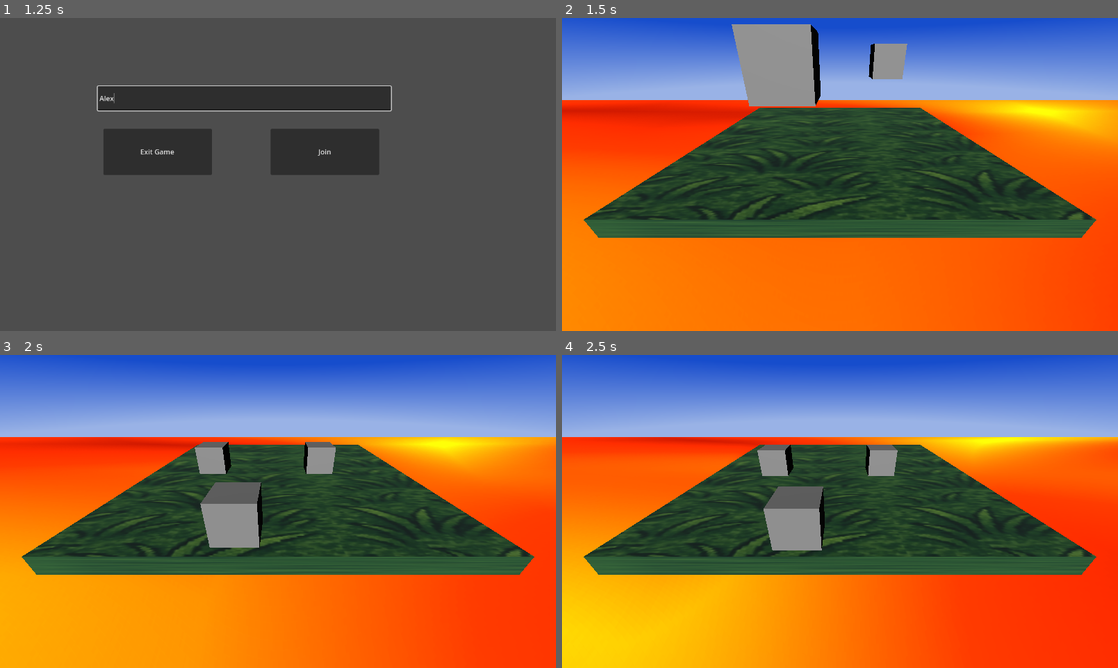
Above: before the commit, frames 1-4 (two rows, left to right).
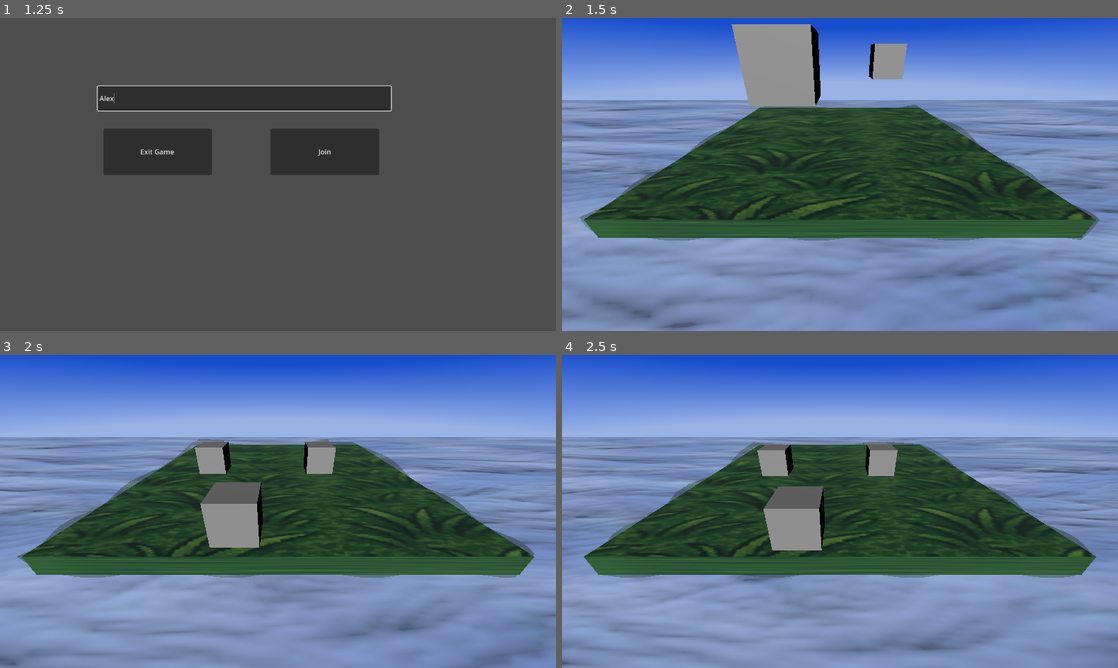
Above: after the commit, the same moments.

Repository: saltchicken/quest-godot
Game: Godot game, scene res://menus/main_menu.tscn
Two runs of this game, one before a commit and one after it. Both use one fixed random seed, a clock stepped at 60 frames per second and the inputs below.
Inputs (mouse positions are in pixels of both pictures, inside the frame that each line leads up to):
- Up to frame 1 (1.25 s): click (244, 99) at 0.52 s; type "Alex" at 0.6 s
- Up to frame 2 (1.5 s): click "Join" at 1.25 s
- Up to frame 3 (2 s): no input
- Up to frame 4 (2.5 s): move the mouse to (962, 495) at 2.02 s; hold D (right) from 2.03 s (still down); click (962, 495) at 2.1 s; tap Space (jump) at 2.27 s

Frame 1 is identical in both runs. In frame 2, 47% of the frame differs, in the area x 0-100%, y 26-100%; in frame 3, 47%; in frame 4, 47%.

Commit message:
Replace lava with water shader

Diff:
--- a/levels/Game.tscn
+++ b/levels/Game.tscn
@@ -1,8 +1,8 @@
-[gd_scene load_steps=18 format=3 uid="uid://bs7mo7ss2w0ft"]
+[gd_scene load_steps=20 format=3 uid="uid://bs7mo7ss2w0ft"]
 
 [ext_resource type="Script" uid="uid://bpwa18bghyk3n" path="res://levels/game.gd" id="1_18vqw"]
 [ext_resource type="Texture2D" uid="uid://d25ror1qy41nu" path="res://assets/assets_task_01jt9b9tjhfcjvrkbemkz2fbdm_1746218082_img_0.webp" id="2_sdsdh"]
-[ext_resource type="Shader" uid="uid://cy763jju4mgnt" path="res://shaders/lava.gdshader" id="3_f2gsp"]
+[ext_resource type="Shader" uid="uid://muxq8rmqvund" path="res://levels/water.gdshader" id="3_sdsdh"]
 [ext_resource type="Shader" uid="uid://dwodtjlo8xjot" path="res://shaders/sky.gdshader" id="4_15fg1"]
 [ext_resource type="PackedScene" uid="uid://c6y8d0hc3q5x6" path="res://test_box.tscn" id="5_sdsdh"]
 
@@ -19,28 +19,37 @@
 [sub_resource type="BoxMesh" id="BoxMesh_u44n3"]
 size = Vector3(20, 0.5, 10)
 
-[sub_resource type="NoiseTexture2D" id="NoiseTexture2D_sb48q"]
+[sub_resource type="FastNoiseLite" id="FastNoiseLite_f2gsp"]
+noise_type = 0
+fractal_type = 2
+fractal_weighted_strength = 1.0
 
-[sub_resource type="NoiseTexture2D" id="NoiseTexture2D_u44n3"]
+[sub_resource type="NoiseTexture2D" id="NoiseTexture2D_15fg1"]
+noise = SubResource("FastNoiseLite_f2gsp")
+
+[sub_resource type="FastNoiseLite" id="FastNoiseLite_sdsdh"]
+fractal_type = 2
+
+[sub_resource type="NoiseTexture2D" id="NoiseTexture2D_f2gsp"]
+seamless = true
+as_normal_map = true
+noise = SubResource("FastNoiseLite_sdsdh")
 
 [sub_resource type="ShaderMaterial" id="ShaderMaterial_t88pq"]
 render_priority = 0
-shader = ExtResource("3_f2gsp")
-shader_parameter/noise_texture = SubResource("NoiseTexture2D_sb48q")
-shader_parameter/noise_texture2 = SubResource("NoiseTexture2D_u44n3")
-shader_parameter/lava_color1 = Color(1, 0.2, 0, 1)
-shader_parameter/lava_color2 = Color(1, 0.8, 0, 1)
-shader_parameter/lava_color3 = Color(0.8, 0.1, 0, 1)
-shader_parameter/flow_speed = 0.445
-shader_parameter/secondary_flow_speed = 0.392
-shader_parameter/noise_scale = 1.0
-shader_parameter/distortion_strength = 0.236
-shader_parameter/emission_strength = 1.04
-shader_parameter/bubble_speed = 0.8
-shader_parameter/bubble_threshold = 0.75
-shader_parameter/bubble_size = 0.05
-shader_parameter/parallax_scale = 0.892
-shader_parameter/parallax_depth = 0.089
+shader = ExtResource("3_sdsdh")
+shader_parameter/water_color = Color(0, 0, 0, 1)
+shader_parameter/uv_scale = 2.0
+shader_parameter/time_scale = 2.0
+shader_parameter/water_normal_noise = SubResource("NoiseTexture2D_f2gsp")
+shader_parameter/normal = 0.5
+shader_parameter/roughness = 0.25
+shader_parameter/sun_highlights = SubResource("NoiseTexture2D_15fg1")
+shader_parameter/color_ratio = 0.5
+shader_parameter/abberation_r = Vector2(0.005, 0)
+shader_parameter/abberation_g = Vector2(0, 0)
+shader_parameter/abberation_b = Vector2(-0.005, 0)
+shader_parameter/highlights_time_scale = 0.016
 
 [sub_resource type="BoxShape3D" id="BoxShape3D_3hls8"]
 size = Vector3(20.1236, 0.457642, 10)
--- /dev/null
+++ b/levels/water.gdshader
@@ -0,0 +1,54 @@
+shader_type spatial;
+
+uniform vec3 water_color : source_color;
+uniform float uv_scale : hint_range(0.0, 10.0, 0.25) = 1.0;
+uniform float time_scale : hint_range(0.0, 10.0, 0.25) = 1.0;
+uniform sampler2D water_normal_noise;
+
+uniform float normal : hint_range(0.0, 1.0, 0.1) = 0.5;
+uniform float roughness : hint_range(0.0, 1.0, 0.1) = 0.25;
+
+uniform sampler2D screen_texture : hint_screen_texture, repeat_disable;
+uniform sampler2D sun_highlights;
+
+uniform float color_ratio : hint_range(0.0, 1.0, 0.1) = 0.5;
+
+uniform vec2 abberation_r;
+uniform vec2 abberation_g;
+uniform vec2 abberation_b;
+
+uniform float highlights_time_scale = 1.0;
+
+vec3 soft_light(vec3 base, vec3 blend){
+    vec3 limit = step(0.5, blend);
+    return mix(2.0 * base * blend + base * base * (1.0 - 2.0 * blend), sqrt(base) * (2.0 * blend - 1.0) + (2.0 * base) * (1.0 - blend), limit);
+ }
+
+void fragment() {
+
+  vec2 _uv = UV * uv_scale;
+  vec2 _suv = SCREEN_UV;
+  _uv.x += sin(TIME * time_scale + (_uv.x + _uv.y) * 25.0) * 0.01;
+  _uv.y += cos(TIME * time_scale + (_uv.x - _uv.y) * 25.0) * 0.01;
+
+  _suv.x += sin(TIME * time_scale + (_suv.x + _suv.y) * 25.0) * 0.01;
+  _suv.y += cos(TIME * time_scale + (_suv.x - _suv.y) * 25.0) * 0.01;
+
+  float r = texture(sun_highlights, _uv + abberation_r + TIME * highlights_time_scale).r;
+  float g = texture(sun_highlights, _uv + abberation_g + TIME * highlights_time_scale).g;
+  float b = texture(sun_highlights, _uv + abberation_b + TIME * highlights_time_scale).b;
+
+  vec3 blended = soft_light(texture(screen_texture, _suv).rgb, vec3(r, g, b));
+
+  ALBEDO = blended;
+	NORMAL_MAP = texture(water_normal_noise, _uv).rgb;
+  NORMAL * normal;
+  ROUGHNESS = roughness;
+
+  ALPHA = 0.5;
+}
+
+//void light() {
+//	// Called for every pixel for every light affecting the material.
+//	// Uncomment to replace the default light processing function with this one.
+//}
Not shown, added: levels/water.gdshader.uid
